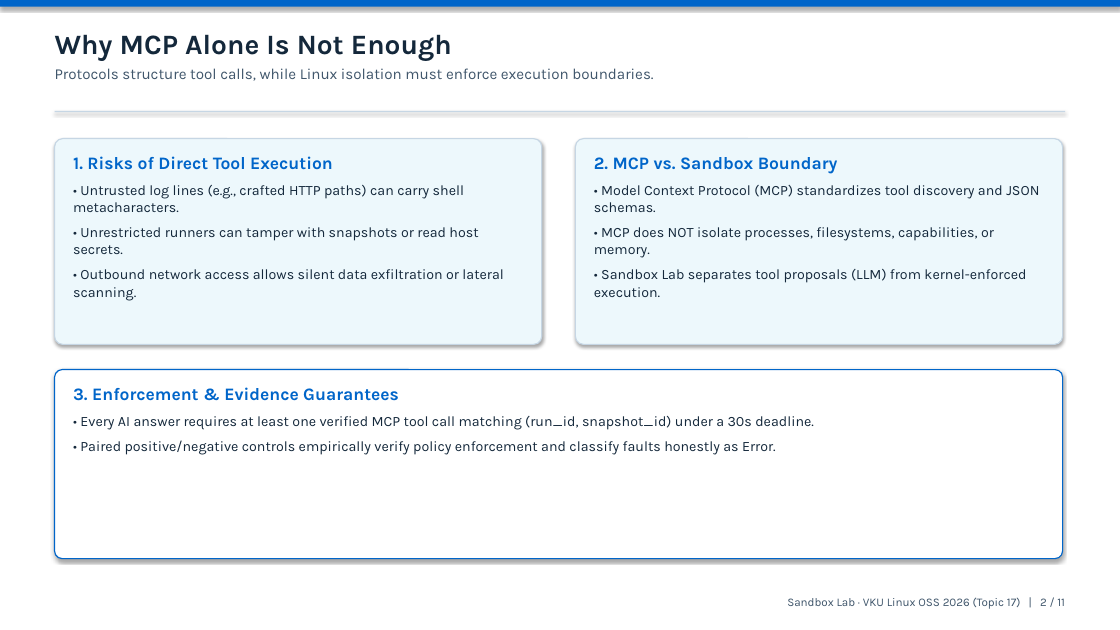
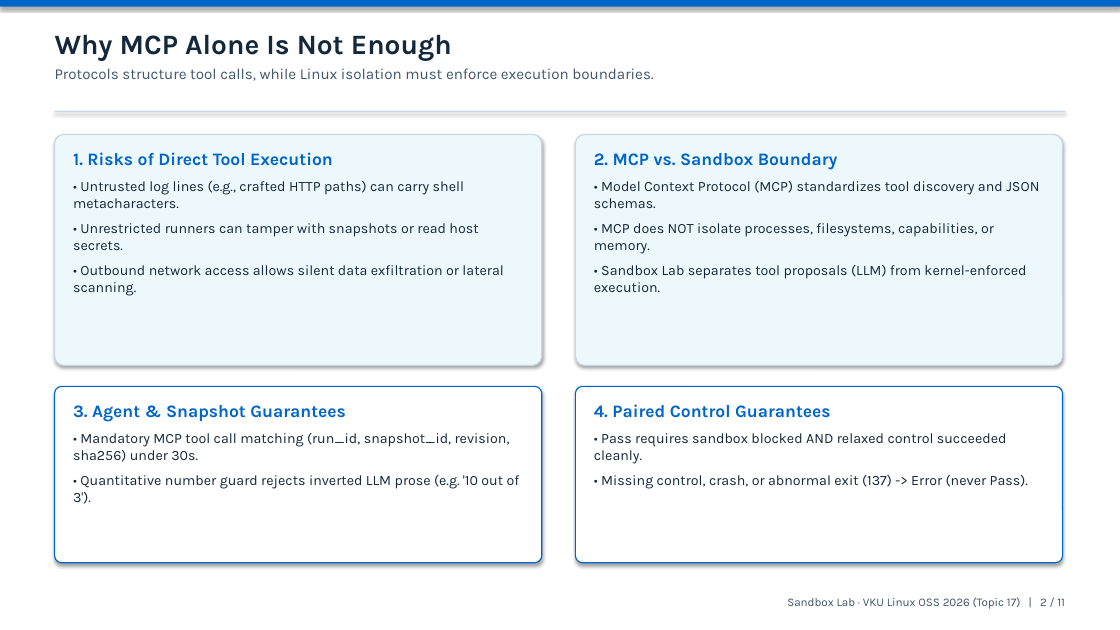
Before and after one commit to Xlinhx/MaNguonMoLinux, a slide deck: slide 2 of deliverables/slides.pptx. Drawn at 1120x630 pixels with LibreOffice and Linux fonts; fonts in the diff are those of the drawing. Boxes give left, top, right and bottom in pixels: in the first picture for what was removed or moved away, otherwise in the second. Text is boxed around its words. In the diff, an @@ line names an element or a change of style, - is before the commit and + after.

```diff
--- a/deliverables/slides.pptx
+++ b/deliverables/slides.pptx
@@ rounded rectangle: place and size @@
-rounded rectangle at box(55, 139, 542, 344)
+rounded rectangle at box(55, 134, 542, 365)
@@ text "1. Risks of Direct Tool ...": place and size @@
-text "1. Risks of Direct Tool ..." at box(73, 156, 503, 301)
+text "1. Risks of Direct Tool ..." at box(73, 152, 503, 296)
@@ rounded rectangle: place and size @@
-rounded rectangle at box(576, 139, 1063, 344)
+rounded rectangle at box(576, 134, 1063, 365)
@@ text "2. MCP vs. Sandbox Boundary": place and size @@
-text "2. MCP vs. Sandbox Boundary" at box(594, 157, 1039, 297)
+text "2. MCP vs. Sandbox Boundary" at box(594, 153, 1039, 292)
@@ rounded rectangle: place and size @@
-rounded rectangle at box(55, 370, 1063, 559)
+rounded rectangle at box(55, 386, 542, 563)
@@ rounded rectangle added at box(576, 386, 1063, 563), fill #FFFFFF, outline #0065C9 1 pt @@
@@ text at box(73, 405, 520, 504): text changed @@
-3. Enforcement & Evidence Guarantees
-• Every AI answer requires at least one verified MCP tool call matching (run_id, snapshot_id) under a 30s deadline.
-• Paired positive/negative controls empirically verify policy enforcement and classify faults honestly as Error.
+3. Agent & Snapshot Guarantees
+• Mandatory MCP tool call matching (run_id, snapshot_id, revision, sha256) under 30s.
+• Quantitative number guard rejects inverted LLM prose (e.g. '10 out of 3').
@@ text added at box(594, 404, 1028, 489), 12.2 pt, text #14283B @@
+4. Paired Control Guarantees
+• Pass requires sandbox blocked AND relaxed control succeeded cleanly.
+• Missing control, crash, or abnormal exit (137) -> Error (never Pass).
```
Also in this commit, not shown: 7 other slides changed, 27 other files.
